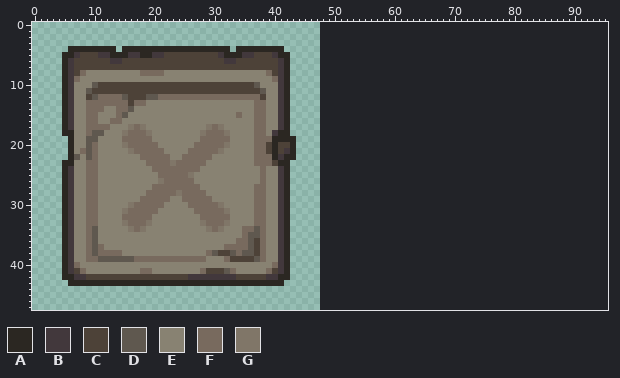
Two states of a sprite sheet, Assets/Art/CloseBtn.png. Above, as it was before the edit.
The file is 48x48 pixels. The old version is drawn lined up with the new one, on the new canvas.
Palette (. is transparent): A #2b2722  B #42383c  C #4d4238  D #5f584f  E #888272  F #786a5e  G #807668
Pixels before (only the part around the change), first column x 39:
 0 .........................................................
 1 .........................................................
 2 .........................................................
 3 .........................................................
 4 AAA......................................................
 5 CBAA.....................................................
 6 CCBA.....................................................
 7 CCBA.....................................................
 8 FCBA.....................................................
 9 EFBA.....................................................
10 EEBA.....................................................
11 EEBA.....................................................
12 EEBA.....................................................
13 EEBA.....................................................
14 EEBA.....................................................
15 EEBA.....................................................
16 EEBA.....................................................
17 EEBA.....................................................
18 EBAA.....................................................
19 FAAAA....................................................
20 CACCA....................................................
21 CACBA....................................................
22 FABAA....................................................
23 FCAA.....................................................
24 EEBA.....................................................
25 EEBA.....................................................
26 EEBA.....................................................
27 EEBA.....................................................
28 EEBA.....................................................
29 EEBA.....................................................
30 EEBA.....................................................
31 EEBA.....................................................
32 EEBA.....................................................
33 EEBA.....................................................
34 EEBA.....................................................
35 EEBA.....................................................
36 EEBA.....................................................
37 EEBA.....................................................
38 EEBA.....................................................
39 EEBA.....................................................
40 EFBA.....................................................
41 FCBA.....................................................
42 BBAA.....................................................
43 AAA......................................................
44 .........................................................
45 .........................................................
46 .........................................................
47 .........................................................
Now the later version:
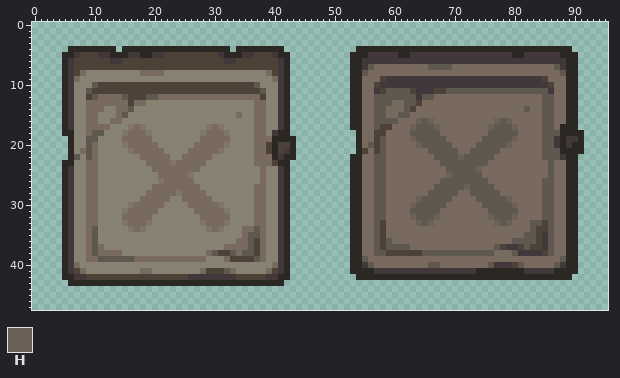
Colours new in this view: H #6b6156
Change:
canvas 48x48 -> 96x48
Changed rows in their new state; - is an unchanged pixel.
first column x 53:
 4 -AAAAAAAAAAAAAAAAAAAAAAAAAAAAAAAAAAAA--
 5 AAABBBBBAABBBBBBBBBBBBBBBBBAABBBBBBAAA-
 6 AABBBBBBBBBBBBBBBBBBBBBBBBBBBBBBBBBBAA-
 7 AABDFFFFFFFFFDDDDFFFFFFFFFFFFFFFFFDBAA-
 8 AADFFFFFFFFFFFFFFFFFFFFFFFFFFFFFFFFDAA-
 9 AAFFFCBBBBBBBBBBBBBBBBBBBBBBBBBBCFFFAA-
10 AAFFCBBBBBBBBBBBBBBBBBBBBBBBBBBBBCFFAA-
11 AAFFBCDDDDCBBBCCDDDDDDDDDDDDDDDDDBFFAA-
12 AAFFDDDDDDDBDDFFFFFFFFFFFFFFFFFFDDFFAA-
13 AAFFDDDFFDDCFFFFFFFFFFFFFFFFFFFFDDFFAA-
14 AAFFDDFFFDCFFFFFFFFFFFFFFFFFFDFFDDFFAA-
15 AAFFDDFFDDFFFFFFFFFFFFFFFFFFFFFFDDFFAA-
16 AAFFDDDDFFFHDHFFFFFFFFFFHDHFFFFFDDFFAA-
17 AAFFDCCFFFHDDDHFFFFFFFFHDDDHFFFFDDFAAA-
18 -AFFCCFFFFDDDDDFFFFFFFFDDDDDFFFFDDDAAAA
19 -AFFCDFFFFHDDDDDFFFFFFDDDDDHFFFFDDBABBA
20 -AFDCDFFFFFHDDDDDFFFFDDDDDHFFFFFDDBABAA
21 -ACFCDFFFFFFFDDDDDFFDDDDDFFFFFFFDDDAAAA
22 AAFFDDFFFFFFFFDDDDHDDDDDFFFFFFFFDDDBAA-
23 AAFFDDFFFFFFFFFDDDDDDDDFFFFFFFFFFDFFAA-
24 AAFFDDFFFFFFFFFFDDDDDHFFFFFFFFFFFDFFAA-
25 AAFFDDFFFFFFFFFFHDDDDDFFFFFFFFFFFDFFAA-
26 AAFFDDFFFFFFFFFDDDDDDDDFFFFFFFFFDDFFAA-
27 AAFFDDFFFFFFFFDDDDDHDDDDFFFFFFFFDDFFAA-
28 AAFFDDFFFFFFFDDDDDFFDDDDDFFFFFFFDDFFAA-
29 AAFFDDFFFFFHDDDDDFFFFDDDDDHFFFFFDDFFAA-
30 AAFFDDFFFFHDDDDDFFFFFFDDDDDHFFFFDDFFAA-
31 AAFFDDFFFFDDDDDFFFFFFFFDDDDDFFFFDDFFAA-
32 AAFFDDFFFFHDDDHFFFFFFFFHDDDHFFFFDDFFAA-
33 AAFFDCFFFFFHDHFFFFFFFFFFHDHFFFDDCDFFAA-
34 AAFFDCFFFFFFFFFFFFFFFFFFFFFFFFDCCDFFAA-
35 AAFFDCFFFFFFFFFFFFFFFFFFFFFFFDDCBDFFAA-
36 AAFFDCDFFFFFFFFFFFFFFFFFFFFDDDDCBDFFAA-
37 AAFFDCDDDDFFFFFFFFFFFFFFDCBBCDCCBDFFAA-
38 AAFFDDCCCCCCDDDDDDDDDDDDFFFDBBBBCDFFAA-
39 AADFFFFFFFFFFFFFFFFFFFFFFFFFFFFFFFFDAA-
40 AABDFFFFFFFFFDDFFFFFFFFDBBBCDFFFFFDBAA-
41 AAAABBBBBBBBBBBBBBBBBAAAAAAAABBBBBAAAA-
42 -AAAAAAAAAAAAAAAAAAAAAAAAAAAAAAAAAAAA--
